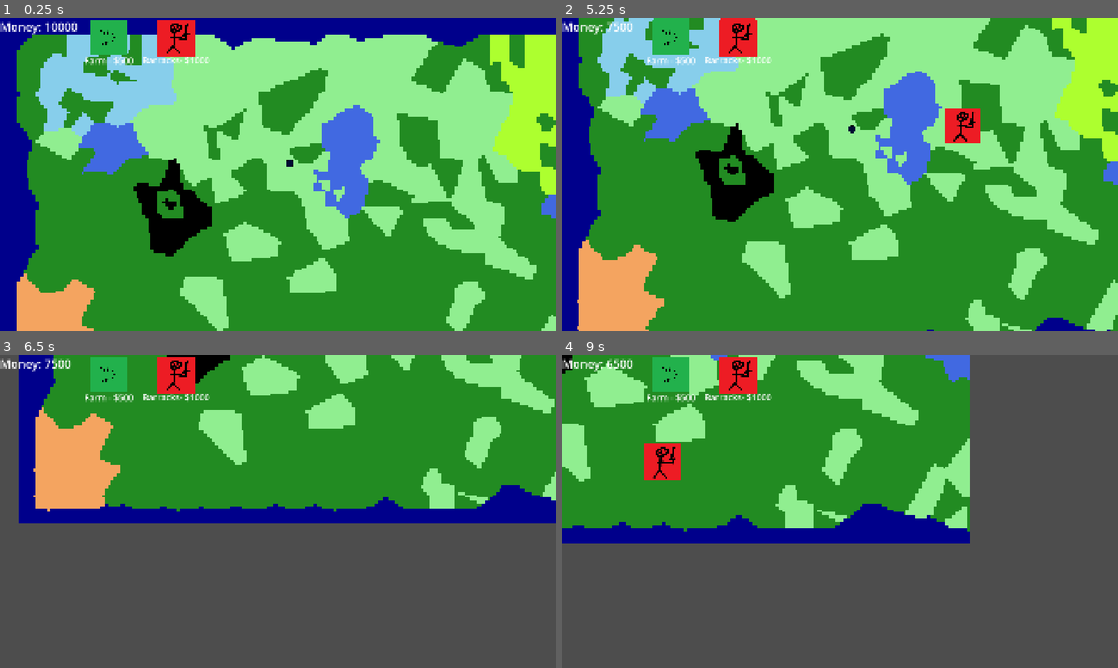
Above: before the commit, frames 1-4 (two rows, left to right).
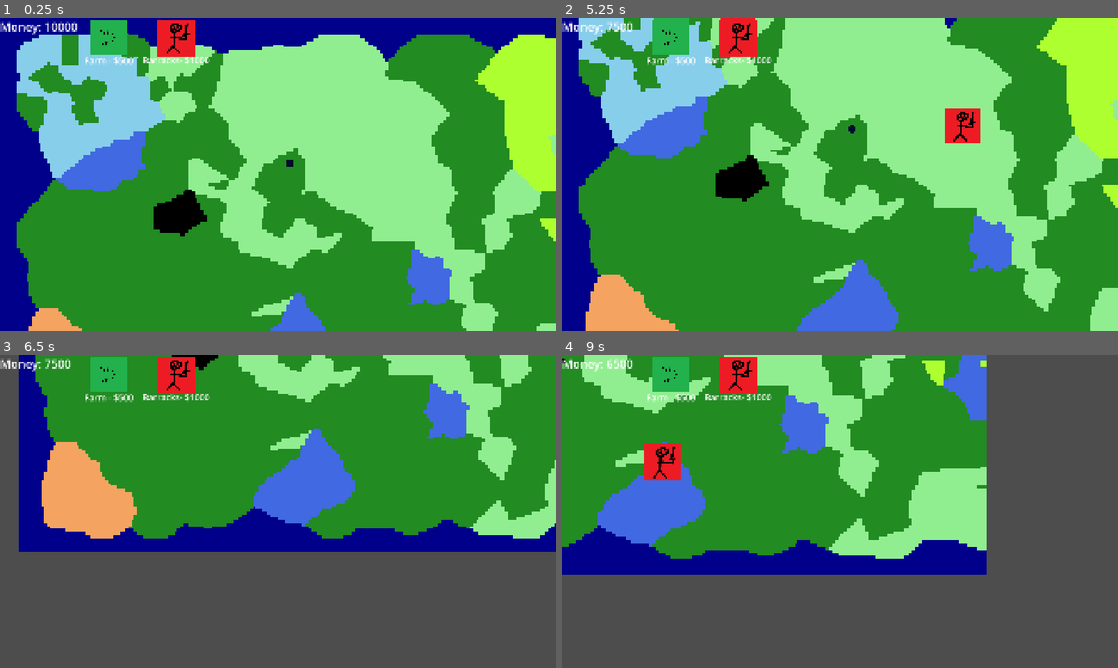
Above: after the commit, the same moments.

Repository: NathanBerglas/ROR-Testing
Game: Godot game, scene res://scenes/main.tscn
Two runs of this game, one before a commit and one after it. Both use one fixed random seed, a clock stepped at 60 frames per second and the inputs below.
Inputs (mouse positions are in pixels of both pictures, inside the frame that each line leads up to):
- Up to frame 1 (0.25 s): no input
- Up to frame 2 (5.25 s): click (667, 36) at 0.5 s; click (739, 36) at 1.25 s; click (667, 36) at 2 s; click (739, 36) at 2.75 s; click (667, 36) at 3.5 s; click (739, 36) at 4.25 s; tap Enter at 5 s; move the mouse to (962, 158) at 5.02 s; hold S (move_camera_down) from 5.03 s (still down)
- Up to frame 3 (6.5 s): move the mouse to (166, 527) at 5.77 s; release S (move_camera_down) at 5.78 s; tap A (move_camera_left) at 5.85 s
- Up to frame 4 (9 s): move the mouse to (895, 442) at 6.52 s; hold D (move_camera_right) 6.53-7.28 s; move the mouse to (812, 574) at 7.27 s; tap W (move_camera_up) at 7.35 s; move the mouse to (1006, 558) at 8.02 s; press the mouse at (1006, 558) at 8.03 s; tap Space at 8.75 s; move the mouse to (673, 464) at 8.77 s; release the mouse at (673, 464) at 8.78 s; tap Mouse wheel up (zoom_in) at 8.85 s

The runs differ from the first frame. In frame 1, 40% of the frame differs, in the area x 3-100%, y 4-100%; in frame 2, 39%; in frame 3, 27%; in frame 4, 27%.

Commit message:
Made a few small changes to world gen

Diff:
--- a/balancing/gen.json
+++ b/balancing/gen.json
@@ -7,8 +7,8 @@
 			"occurences": 1,
 			"spawn_area": [[480,539],[480,541]],
 			"gen_depth": 1,
-			"sub_occurences": [30],
-			"sizes": [50],
+			"sub_occurences": [5, 15],
+			"sizes": [20, 50],
 		},
 		{
 			"name": "rainforest",
@@ -31,8 +31,8 @@
 			"occurences": 1,
 			"spawn_area": [[10,830],[310,1030]],
 			"gen_depth": 2,
-			"sub_occurences": [10,5],
-			"sizes": [100,100],
+			"sub_occurences": [10,5,3],
+			"sizes": [50,50,20],
 		},
 		{
 			"name": "forest",
@@ -40,7 +40,7 @@
 			"spawn_area": [[0,0],[1920,1080]],
 			"gen_depth": 2,
 			"sub_occurences": [3,3],
-			"sizes": [150,100],
+			"sizes": [100,50],
 		},
 		{
 			"name": "plains",
@@ -48,7 +48,7 @@
 			"spawn_area": [[0,0],[1920,1080]],
 			"gen_depth": 2,
 			"sub_occurences": [3,3],
-			"sizes": [200,50],
+			"sizes": [150,50],
 		},
 		{
 			"name": "lake",
--- a/scenes/BiomeGen/BiomeGen.tscn
+++ b/scenes/BiomeGen/BiomeGen.tscn
@@ -5,6 +5,7 @@
 
 [node name="Biome Gen" type="Node2D"]
 script = ExtResource("1_l40ff")
+BORDER_RESOLUTION = 150
 gen_data = ExtResource("2_5j2y8")
 
 [node name="Ground Mesh" type="MeshInstance2D" parent="."]
--- a/scripts/BiomeGen/NatesBiomeGen.gd
+++ b/scripts/BiomeGen/NatesBiomeGen.gd
@@ -17,7 +17,7 @@
 # Poisson distribution constants
 const max_poisson_attempts_1d: int = 100
 const max_poisson_attempts_2d: int = 100
-const sphere_packing_constant: float = 0.8
+const sphere_packing_constant: float = 0.7
 
 func _ready() -> void:
 	# Main Area
@@ -89,8 +89,8 @@
 		var x: Vector2i = Vector2i(randi_range(top_left.x, bottom_right.x),randi_range(top_left.y, bottom_right.y))
 		var global_x = x + Vector2i(1, 1) * int(BORDER_RESOLUTION/2)
 		var chunk_index: Vector2i = Vector2i(int(global_x.x / chunk_length),int(global_x.y / chunk_length))
-		for dx: int in range(-1,2):
-			for dy: int in range(-1,2):
+		for dx: int in range(-2,3):
+			for dy: int in range(-2,3):
 				var adj_chunk_index: Vector2i = chunk_index + Vector2i(dx,dy)
 				if (adj_chunk_index.x >= 0 and adj_chunk_index.y >= 0) and (adj_chunk_index.x < chunks.size() and adj_chunk_index.y < chunks[0].size()): # CHECK FOR MAX BOUNDS!
 					for point: Vector2i in chunks[adj_chunk_index.x][adj_chunk_index.y]:
@@ -188,8 +188,8 @@
 					# Random angle around the circle
 					var offset = Vector2(radius, 0).rotated(a / 1000.)
 					var new_point = Vector2(center.x,center.y) + offset
-					new_point.x = int(clamp(new_point.x, BORDER_RESOLUTION, BORDER_RESOLUTION + SCREEN_RESOLUTION.x))
-					new_point.y = int(clamp(new_point.y, BORDER_RESOLUTION, BORDER_RESOLUTION + SCREEN_RESOLUTION.y))
+					new_point.x = int(clamp(new_point.x, 2./3. * BORDER_RESOLUTION, MAP_RESOLUTION.x))
+					new_point.y = int(clamp(new_point.y, 2./3. * BORDER_RESOLUTION, MAP_RESOLUTION.y - 2./3. * BORDER_RESOLUTION))
 					points.append(Vector3(new_point.x, new_point.y, f))
 					# Queue it up for the next depth layer
 					depth += 1
